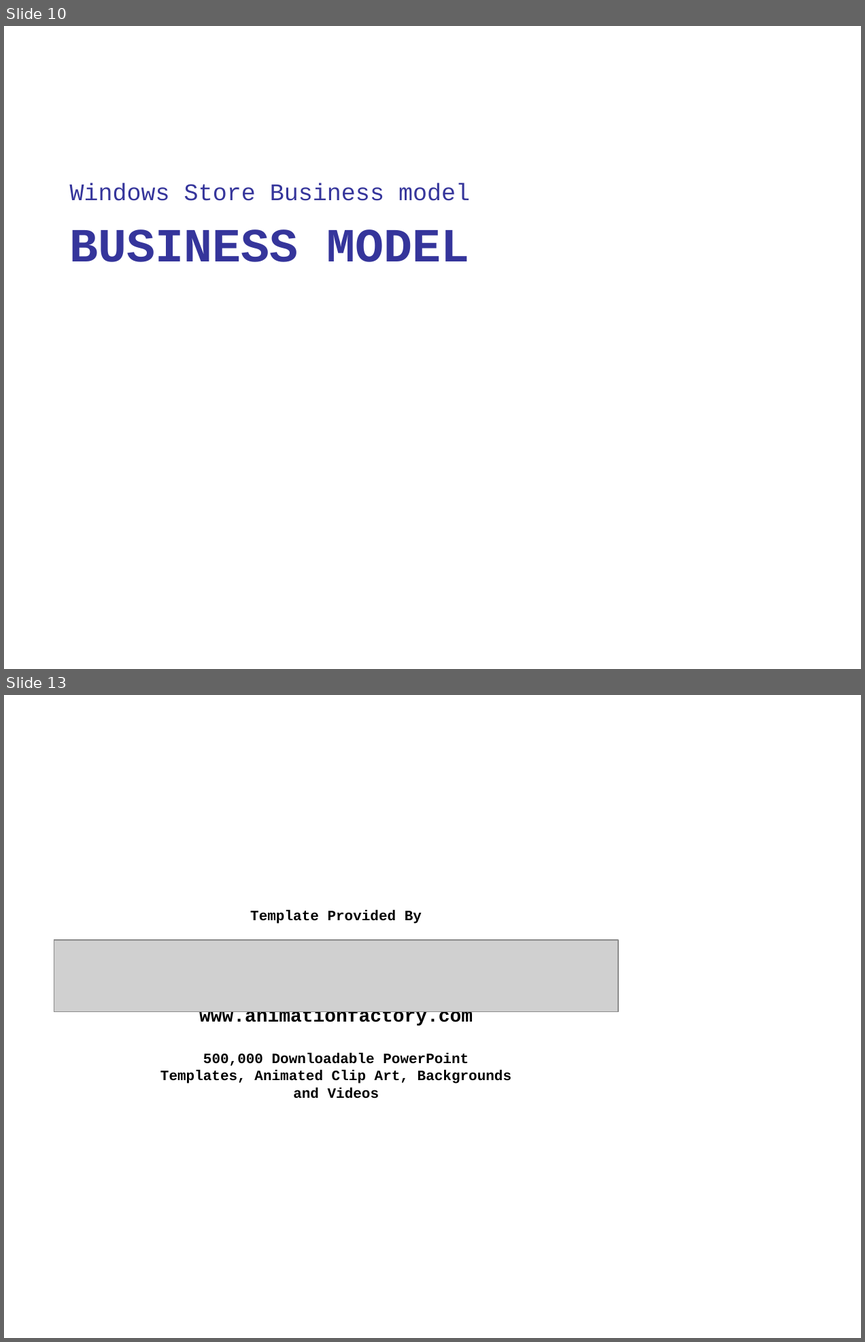
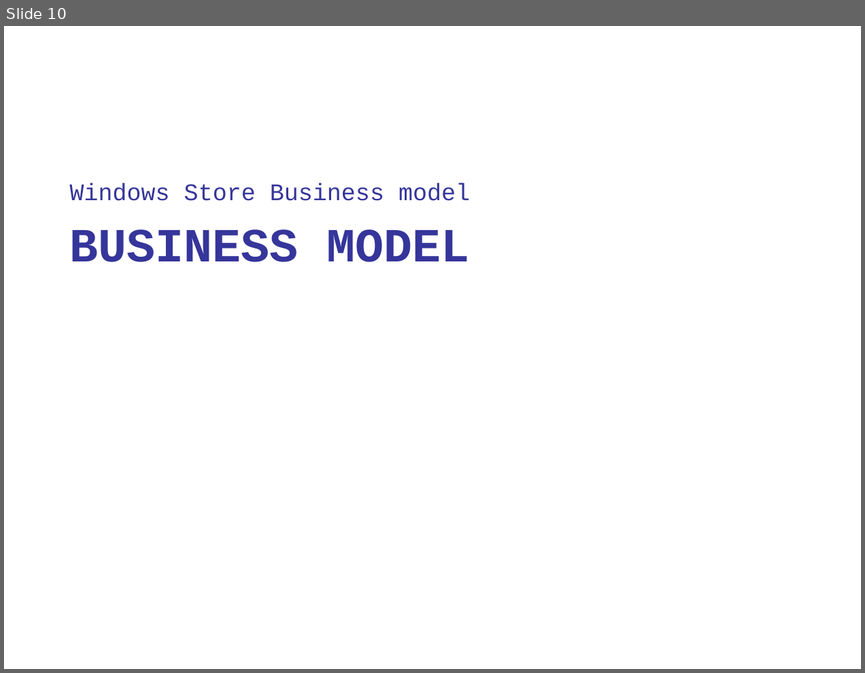
Before and after one commit to olalawal/AnewluvwebAssets, a slide deck: Docs/newpresentation.pptx. Shown one above the other, each under a label of ours: slides 10 and 13 before the commit, slide 10 after it; the slides between them are not shown. The pictures are 865x1342 and 865x673 pixels, drawn with LibreOffice and Linux fonts; fonts in the diff are those of the drawing; grey boxes stand for pictures; background and template pictures are left out. Boxes give left, top, right and bottom in pixels: in the first picture for what was removed or moved away, otherwise in the second. Text is boxed around its words. In the diff, an @@ line names an element or a change of style, - is before the commit and + after.

```diff
--- a/Docs/newpresentation.pptx
+++ b/Docs/newpresentation.pptx
@@ slide 13 removed at (4, 695, 861, 1338), background picture (left out) @@
@@ text removed at (250, 910, 422, 923) @@
-Template Provided By
@@ picture removed at (54, 940, 617, 1012) @@
@@ text removed at (199, 1008, 473, 1025) @@
-www.animationfactory.com
@@ text removed at (160, 1053, 511, 1098) @@
-500,000 Downloadable PowerPoint Templates, Animated Clip Art, Backgrounds and Videos
```
Also in this commit, not shown: 3 slides changed, 1 other slide removed, 1 other file.
